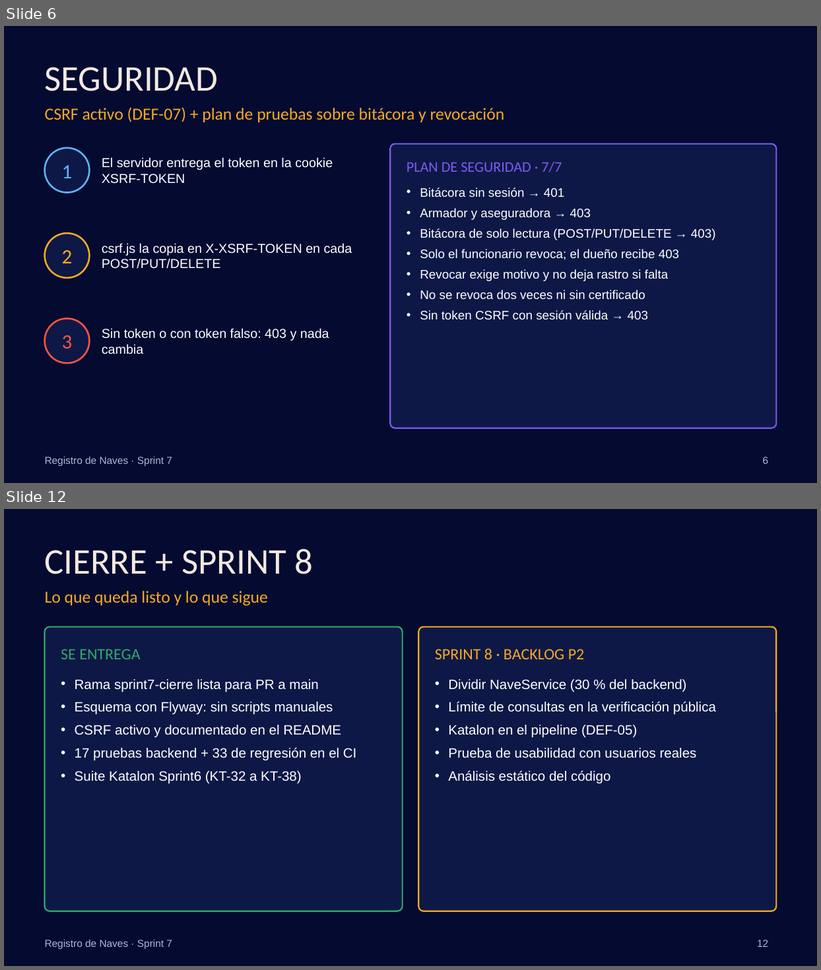
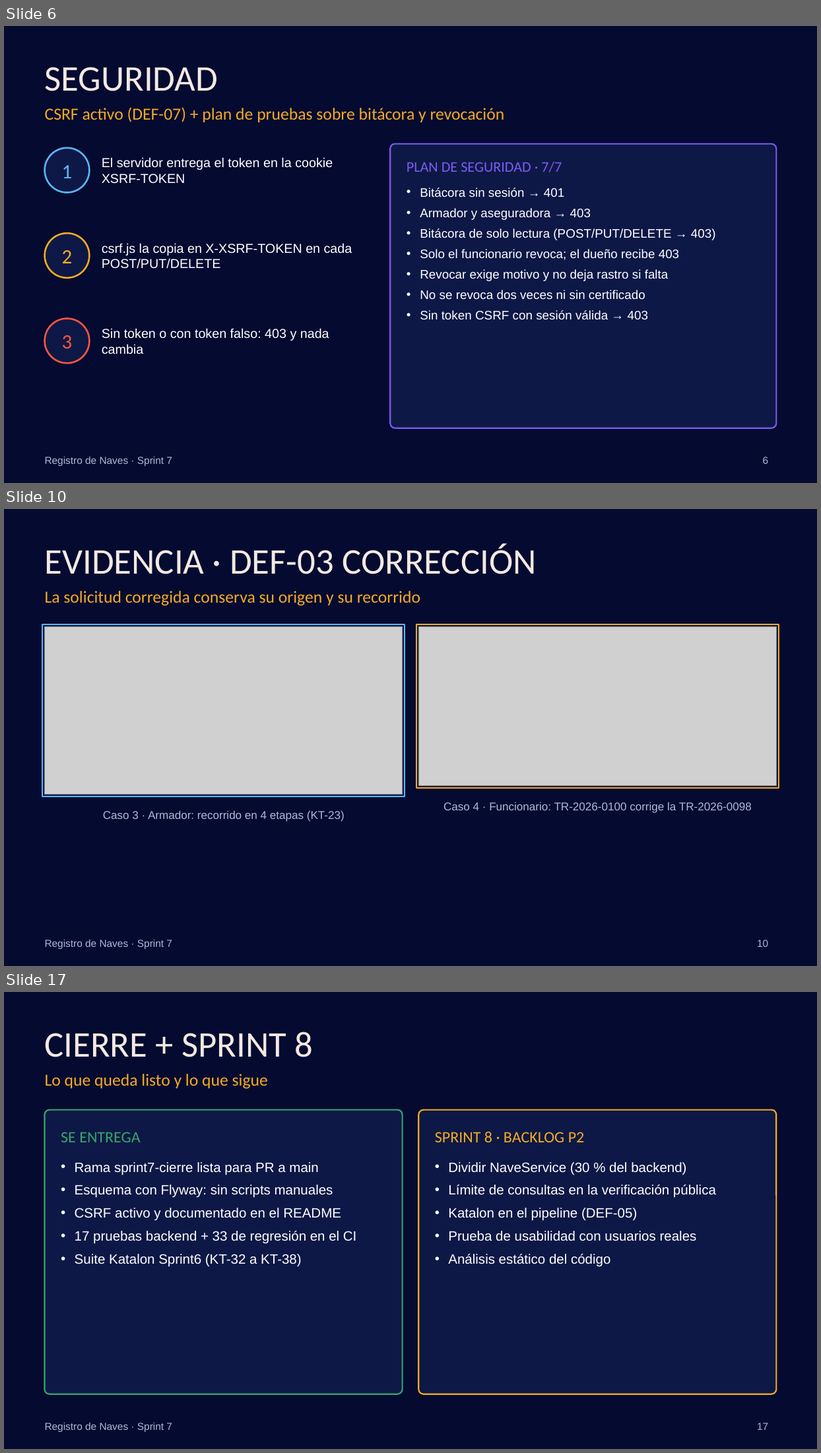
Before and after one commit to torres-martin/registro-maritimo-digital, a slide deck: docs/Sprint7-RegistroNaves.pptx. Shown one above the other, each under a label of ours: slides 6 and 12 before the commit, slides 6, 10 and 17 after it; the slides between them are not shown. The pictures are 821x970 and 821x1453 pixels, drawn with LibreOffice and Linux fonts; fonts in the diff are those of the drawing; grey boxes stand for pictures; background and template pictures are left out. Boxes give left, top, right and bottom in pixels: in the first picture for what was removed or moved away, otherwise in the second. Text is boxed around its words. In the diff, an @@ line names an element or a change of style, - is before the commit and + after.

```diff
--- a/docs/Sprint7-RegistroNaves.pptx
+++ b/docs/Sprint7-RegistroNaves.pptx
@@ slide 10 added at <box>4,509,817,966</box>, background #050A30; not listed: 1 template element that a slide beside it also shows @@
@@ title added at <box>45,544,536,574</box>, 32 pt, text #F2E9E1 @@
+EVIDENCIA · DEF-03 CORRECCIÓN
@@ text added at <box>45,591,420,606</box>, 15 pt, text #F4AB22 @@
+La solicitud corregida conserva su origen y su recorrido
@@ rectangle added at <box>42,625,405,797</box>, fill #0E1846, outline #5CB6F9 1.25 pt @@
@@ picture added at <box>45,627,403,794</box> @@
@@ rectangle added at <box>416,625,779,789</box>, fill #0E1846, outline #F4AB22 1.25 pt @@
@@ picture added at <box>418,627,776,786</box> @@
@@ text added at <box>444,802,752,813</box>, 10 pt, text #AEB8D6 @@
+Caso 4 · Funcionario: TR-2026-0100 corrige la TR-2026-0098
@@ text added at <box>103,811,345,822</box>, 10 pt, text #AEB8D6 @@
+Caso 3 · Armador: recorrido en 4 etapas (KT-23)
@@ page number added at <box>757,940,768,947</box>, 9 pt, text #AEB8D6 @@
+10
@@ what was slide 12 is now slide 17 @@
@@ page number at <box>757,1423,768,1430</box>: text changed @@
-12
+17
```
Also in this commit, not shown: 6 slides changed, 4 other slides added, 3 other files.
